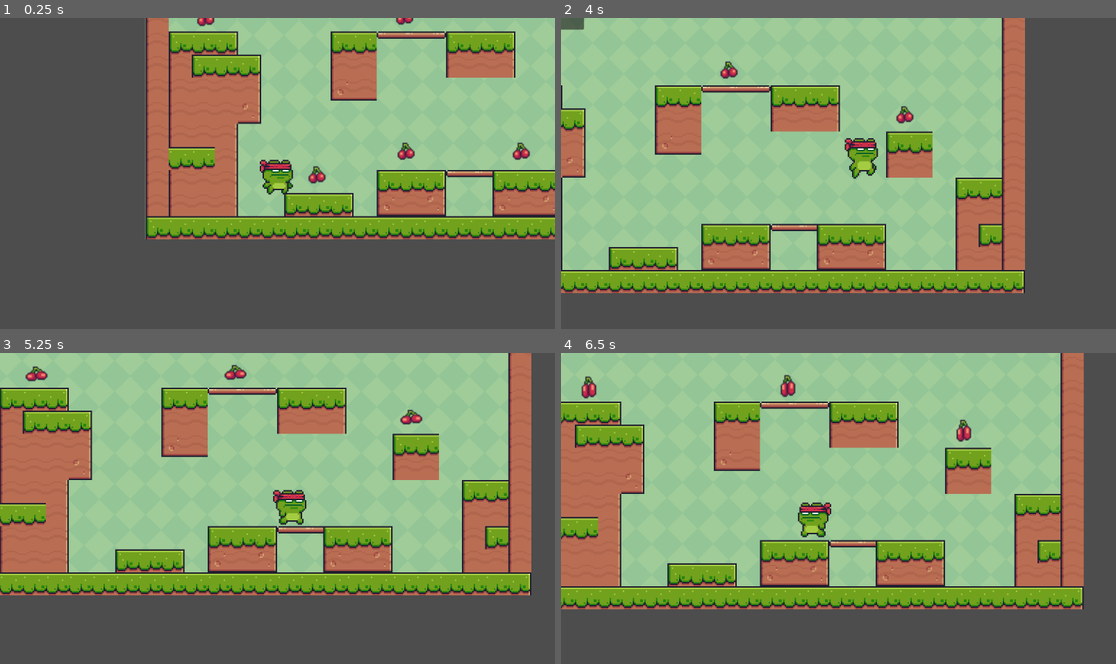
Above: before the commit, frames 1-4 (two rows, left to right).
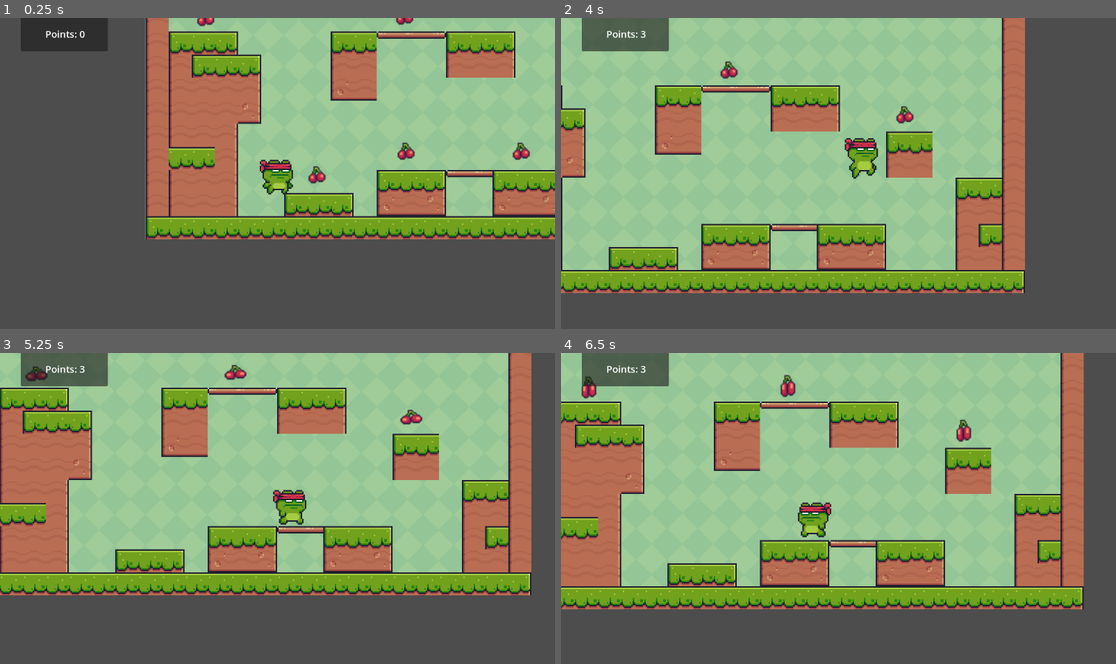
Above: after the commit, the same moments.

Repository: Eashana0104/2d-platformer-game
Game: Godot game, scene res://scenes/main.tscn
Two runs of this game, one before a commit and one after it. Both use one fixed random seed, a clock stepped at 60 frames per second and the inputs below.
Inputs:
- Up to frame 1 (0.25 s): no input
- Up to frame 2 (4 s): tap Enter (ui_accept) at 0.5, 0.77, 1.52, 3.02, 3.77 s; hold Right (ui_right) 0.53-2.03 s; hold Left (ui_left) 2.03-2.78 s; hold Right (ui_right) from 2.78 s (still down)
- Up to frame 3 (5.25 s): release Right (ui_right) at 4.28 s; hold Left (ui_left) 4.28-5.03 s; tap Enter (ui_accept) at 4.52 s; hold Right (ui_right) from 5.03 s (still down)
- Up to frame 4 (6.5 s): release Right (ui_right) at 5.78 s; hold Left (ui_left) from 5.78 s (still down); tap Enter (ui_accept) at 6.02 s

The runs differ from the first frame. In frame 1, 1.6% of the frame differs, in the area x 3-20%, y 0-11%; in frame 2, 1.8%, in the area x 0-20%, y 0-11%; in frame 3, 1.7%; in frame 4, 1.7%.

Commit message:
Change UI type to CanvasLayer so it stays at the top left regardless of camera

Diff:
--- a/scenes/main.tscn
+++ b/scenes/main.tscn
@@ -230,13 +230,13 @@
 [node name="Collectable5" parent="Scene Objects/Collectable Objects" instance=ExtResource("5_tbgi4")]
 position = Vector2(825, 231)
 
-[node name="UI" type="Node" parent="."]
+[node name="UI" type="CanvasLayer" parent="."]
 
 [node name="Panel" type="Panel" parent="UI"]
-offset_left = 57.0
-offset_top = 4.0
-offset_right = 238.0
-offset_bottom = 76.0
+offset_left = 43.0
+offset_top = -3.0
+offset_right = 224.0
+offset_bottom = 69.0
 
 [node name="Label" type="Label" parent="UI/Panel"]
 layout_mode = 1
